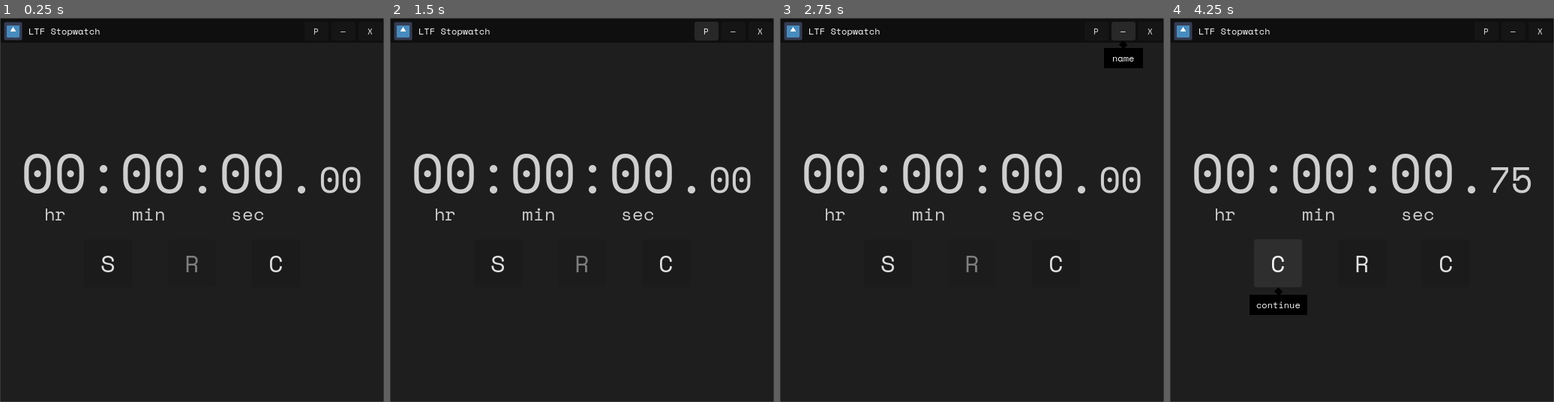
Above: before the commit, frames 1-4 (left to right).
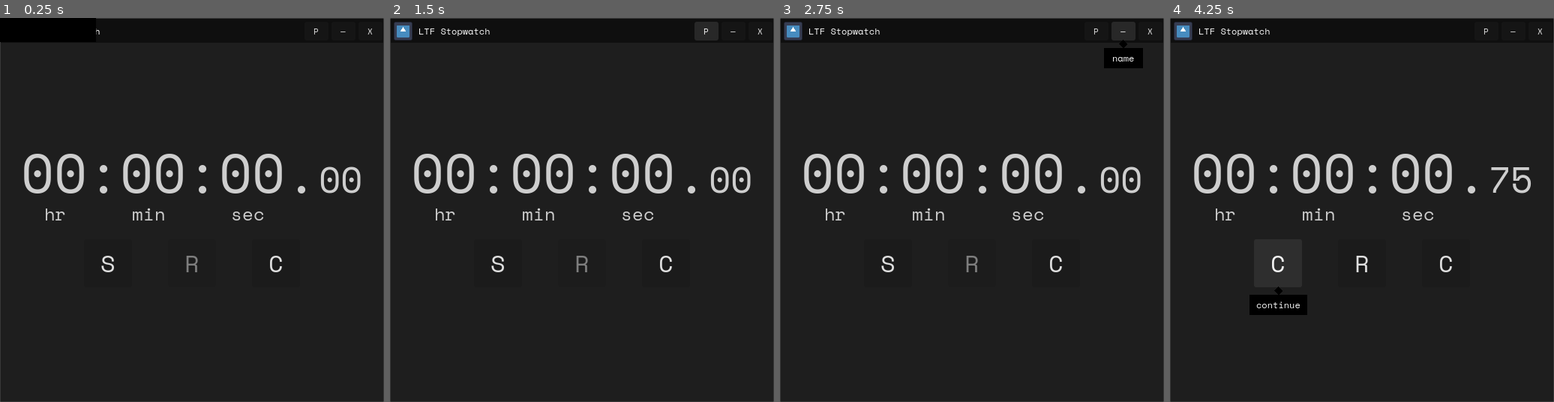
Above: after the commit, the same moments.

Repository: LiteFeather1/ltf-stopwatch
Game: Godot game, scene res://main.tscn
Same seed, same stepped clock (60 frames per second), same inputs: the game is played once before the commit and once after it. The engine's default icon, where the game draws it, is replaced by a stand-in: a white triangle on a blue panel in a dark square.
Inputs:
- Up to frame 1 (0.25 s): no input
- Up to frame 2 (1.5 s): click "P" at 0.5 s; click "nP" at 1.25 s
- Up to frame 3 (2.75 s): click "—" at 2 s
- Up to frame 4 (4.25 s): click "S" at 2.75 s; click "P" at 3.5 s

The runs differ from the first frame. In frame 1, 0.4% of the frame differs, in the area x 0-25%, y 0-7%; in frame 2, nothing differs; in frame 3, less than 0.1%; in frame 4, less than 0.1%.

Commit message:
Pop up now stays inside of window if passing to the right

Diff:
--- a/scenes/pop_up.gd
+++ b/scenes/pop_up.gd
@@ -13,6 +13,8 @@
 @onready var _dent: Control = %dent
 @onready var _delay_to_appear: Timer = %delay_to_appear
 
+@onready var window := get_window()
+
 
 func _ready() -> void:
 	_delay_to_appear.timeout.connect(_pop_up_animation)
@@ -27,14 +29,18 @@
 		visible = false
 
 	_l_text.text = text
-	var s: Vector2 = _font.get_string_size(text, HORIZONTAL_ALIGNMENT_CENTER, -1, _font_size)
 
+	var s := _font.get_string_size(text, HORIZONTAL_ALIGNMENT_CENTER, -1, _font_size)
 	size = s + _label_padding
-	pivot_offset = s * .5
+	pivot_offset = size * .5
 
 	var c_scale := c.get_global_transform().get_scale()
-	global_position = Vector2(
-		c.global_position.x + ((c.size.x * c_scale.x) - size.x) * .5,
+	var new_x := c.global_position.x + (c.size.x * c_scale.x - size.x) * .5
+	if new_x + size.x >= window.size.x:
+		var out = window.size.x - new_x - size.x - _label_padding.x
+		new_x += out
+
+	global_position = Vector2(new_x,
 		c.global_position.y + (c.size.y * c_scale.y) + _dent.size.y + _label_padding.y * .5)
 
 	_delay_to_appear.paused = false
--- a/scenes/pop_up.tscn
+++ b/scenes/pop_up.tscn
@@ -3,17 +3,10 @@
 [ext_resource type="Script" path="res://scenes/pop_up.gd" id="1_vgt4r"]
 
 [node name="pop_up" type="ColorRect"]
-visible = false
 z_index = 1000
-anchors_preset = 5
-anchor_left = 0.5
-anchor_right = 0.5
-offset_left = -64.0
-offset_right = 64.0
+offset_right = 128.0
 offset_bottom = 32.0
-grow_horizontal = 2
-pivot_offset = Vector2(64, 16)
-size_flags_horizontal = 3
+size_flags_horizontal = 4
 color = Color(0, 0, 0, 1)
 script = ExtResource("1_vgt4r")
 
@@ -42,8 +35,9 @@
 anchor_left = 0.5
 anchor_right = 0.5
 offset_left = -4.0
-offset_top = -8.0
+offset_top = -9.0
 offset_right = 4.0
+offset_bottom = -1.0
 grow_horizontal = 2
 rotation = 0.785398
 pivot_offset = Vector2(4, 4)
